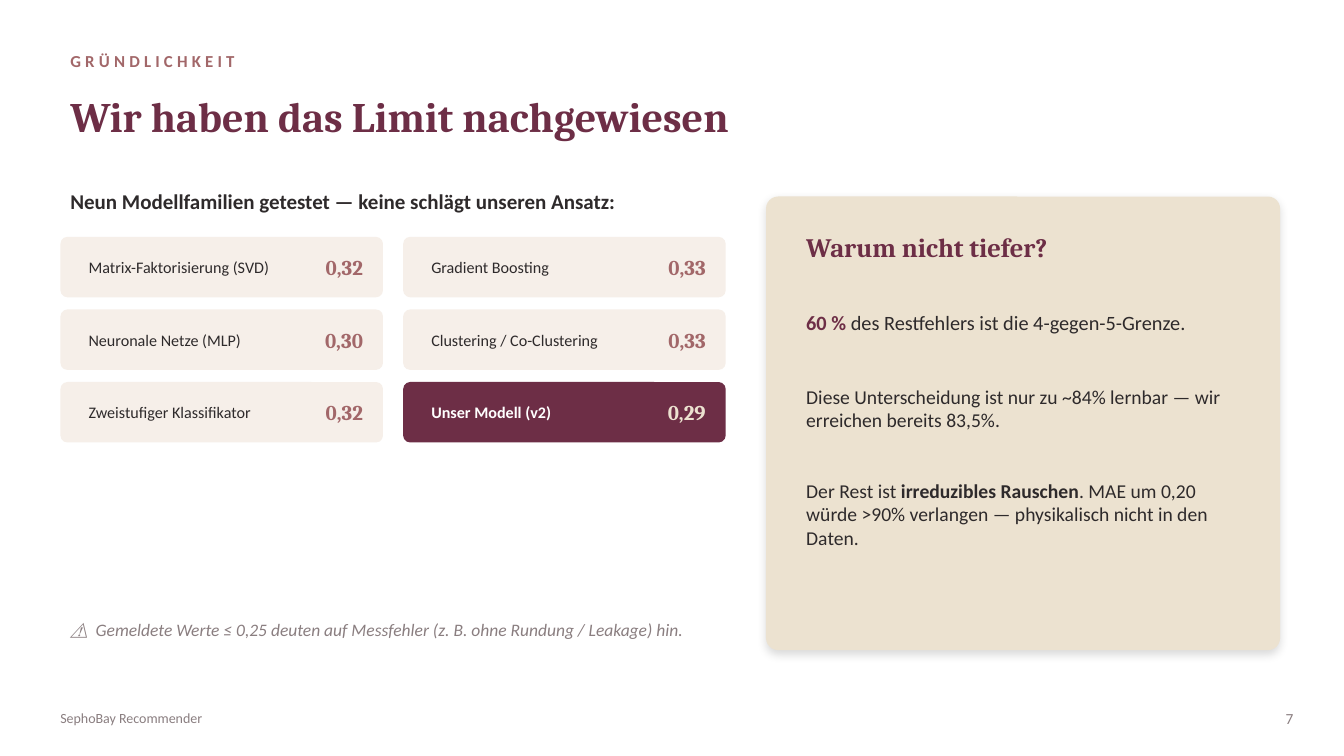
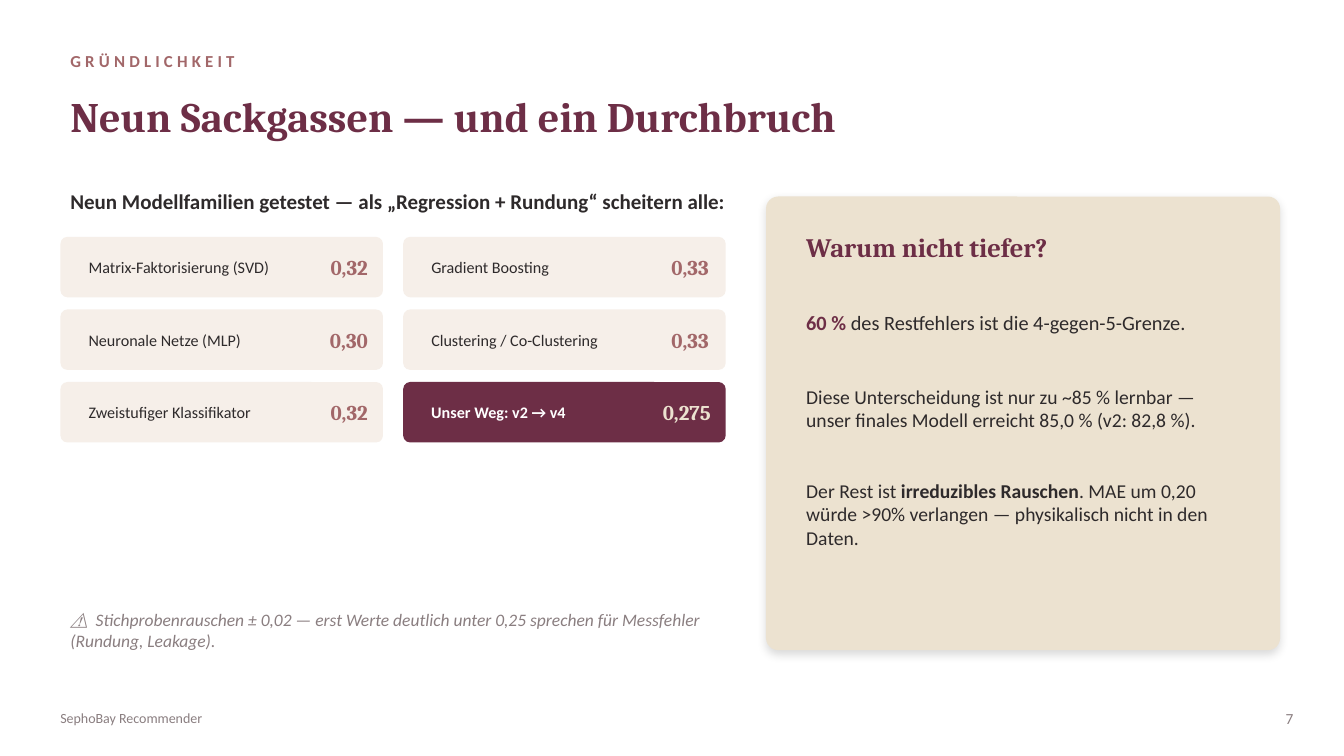
Before and after one commit to KaaraDev/sephobay, a slide deck: slide 7 of SephoBay_Praesentation.pptx. Drawn at 1344x756 pixels with LibreOffice and Linux fonts; fonts in the diff are those of the drawing. Boxes give left, top, right and bottom in pixels: in the first picture for what was removed or moved away, otherwise in the second. Text is boxed around its words. In the diff, an @@ line names an element or a change of style, - is before the commit and + after.

```diff
--- a/SephoBay_Praesentation.pptx
+++ b/SephoBay_Praesentation.pptx
@@ text at <box>70,103,835,142</box>: text changed @@
-Wir haben das Limit nachgewiesen
+Neun Sackgassen — und ein Durchbruch
@@ text at <box>70,193,725,213</box>: text changed @@
-Neun Modellfamilien getestet — keine schlägt unseren Ansatz:
+Neun Modellfamilien getestet — als „Regression + Rundung“ scheitern alle:
@@ text "0,32": place and size @@
-text "0,32" at <box>326,261,363,278</box>
+text "0,32" at <box>331,261,368,278</box>
@@ text "0,30": place and size @@
-text "0,30" at <box>325,334,363,351</box>
+text "0,30" at <box>330,334,368,351</box>
@@ text "0,32": place and size @@
-text "0,32" at <box>326,406,363,423</box>
+text "0,32" at <box>331,406,368,423</box>
@@ text at <box>431,407,566,421</box>: text changed @@
-Unser Modell (v2)
+Unser Weg: v2 → v4
@@ text at <box>663,406,711,423</box>: text changed @@
-0,29
+0,275
@@ text at <box>806,390,1173,430</box>: text changed @@
-Diese Unterscheidung ist nur zu ~84% lernbar — wir erreichen bereits 83,5%.
+Diese Unterscheidung ist nur zu ~85 % lernbar — unser finales Modell erreicht 85,0 % (v2: 82,8 %).
@@ text at <box>70,614,700,650</box>: text changed @@
-⚠ Gemeldete Werte ≤ 0,25 deuten auf Messfehler (z. B. ohne Rundung / Leakage) hin.
+⚠ Stichprobenrauschen ± 0,02 — erst Werte deutlich unter 0,25 sprechen für Messfehler (Rundung, Leakage).
```
Also in this commit, not shown: 6 other slides changed, 10 other files.
